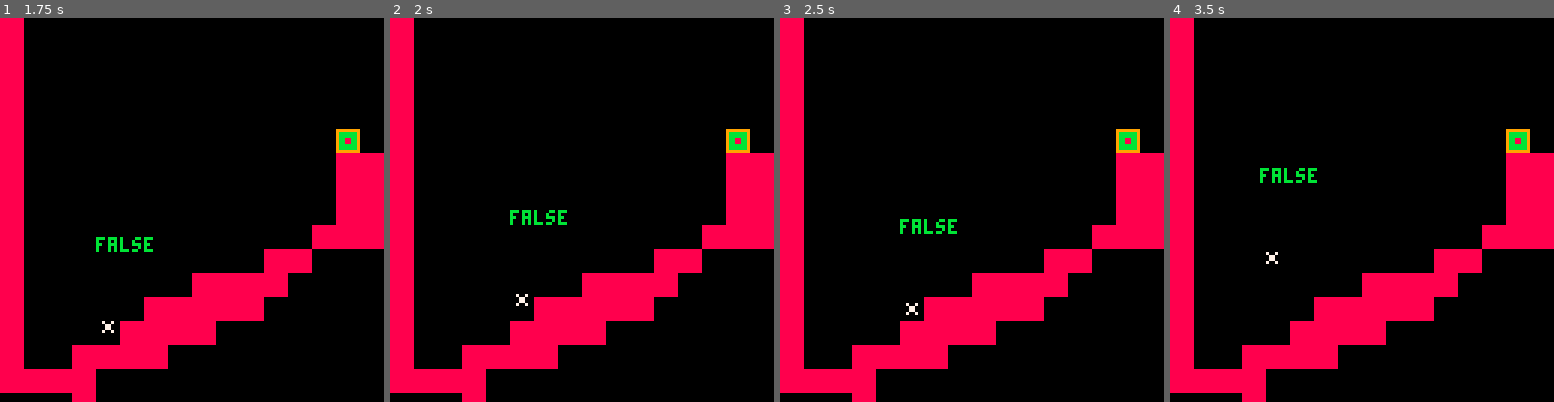
Above: before the commit, frames 1-4 (left to right).
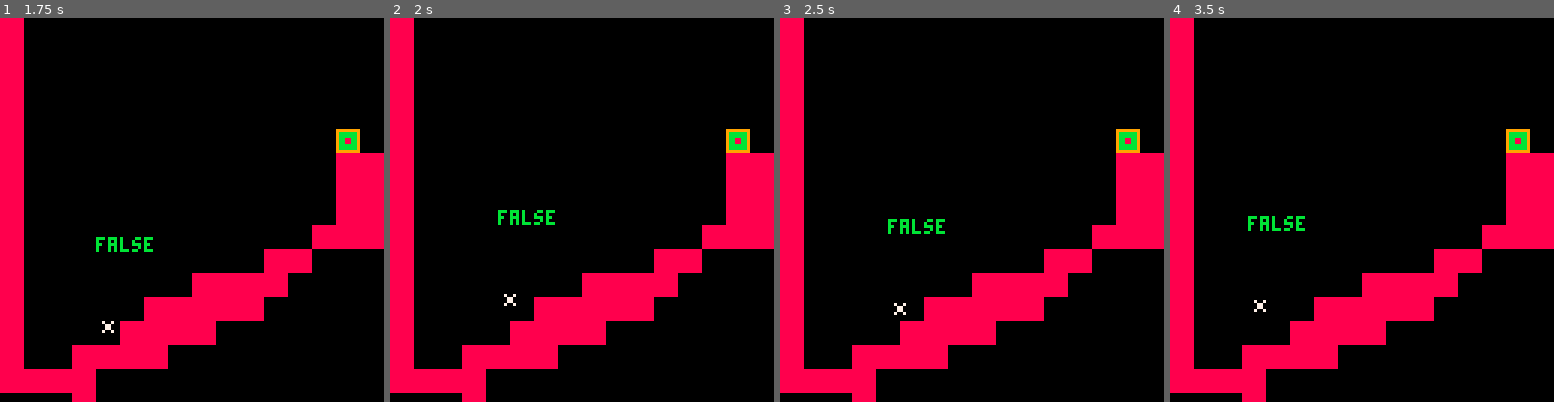
Above: after the commit, the same moments.

Repository: pratik2709/anotherPlatformer
Game: PICO-8 cartridge player.p8
Two runs of this game, one before a commit and one after it. Both use one fixed random seed, a clock stepped at 60 frames per second and the inputs below.
Inputs:
- Up to frame 1 (1.75 s): tap O (Z key) at 0.7, 1.7 s; hold Right from 1.6 s (still down)
- Up to frame 2 (2 s): keep holding Right
- Up to frame 3 (2.5 s): release Right at 2.1 s; tap O (Z key) at 2.1 s; hold Right from 2.47 s (still down)
- Up to frame 4 (3.5 s): tap O (Z key) at 2.5, 2.9, 3.3 s; release Right at 3.03 s; hold Left from 3.08 s (still down)

Frame 1 is identical in both runs. In frame 2, 0.4% of the frame differs, in the area x 28-47%, y 50-75%; in frame 3, 0.4%; in frame 4, 0.7%, in the area x 20-39%, y 39-77%.

Commit message:
intermediate for testing collision code

Diff:
--- a/player.p8
+++ b/player.p8
@@ -130,7 +131,7 @@
  local vector1 = mget((actor.x+xoffset)/8,(actor.y+7)/8)
  local vector2 = mget((actor.x+xoffset)/8, (actor.y)/8)
 
- if fget(vector1,0) or fget(vector2,0) then
+ if collide(player1, player1.dx, player1.dy) then
   actor.x=actor.startx
  end
 
@@ -262,6 +263,7 @@
  local tile1=mget(x1/8,y1/8)
  local tile2=mget(x2/8,y2/8)
 
+ --standard collisions
  if tile1==1 or tile2==1 then
   return true
  end
